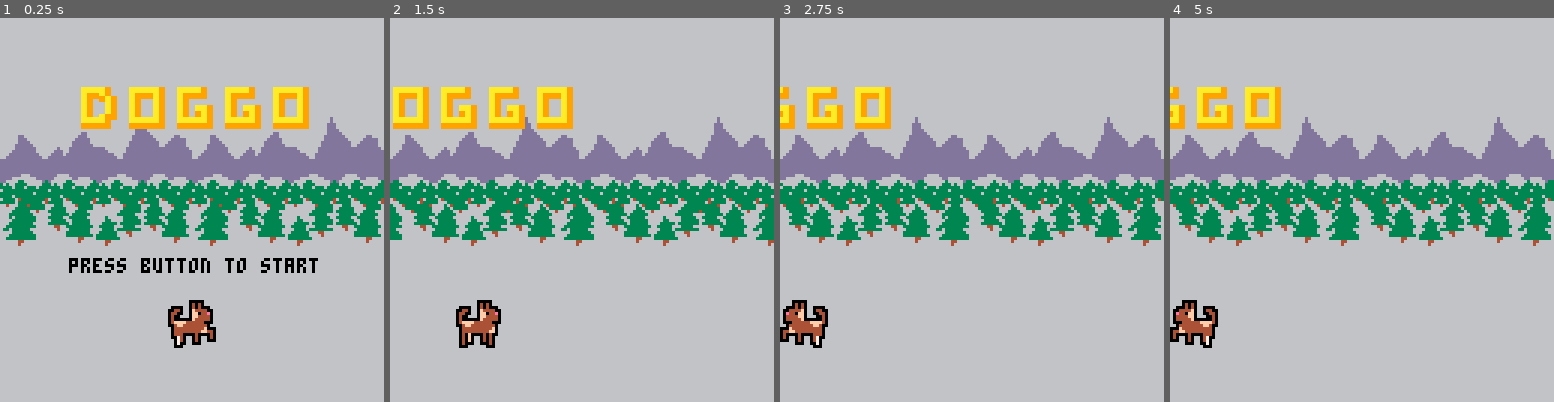
Above: before the commit, frames 1-4 (left to right).
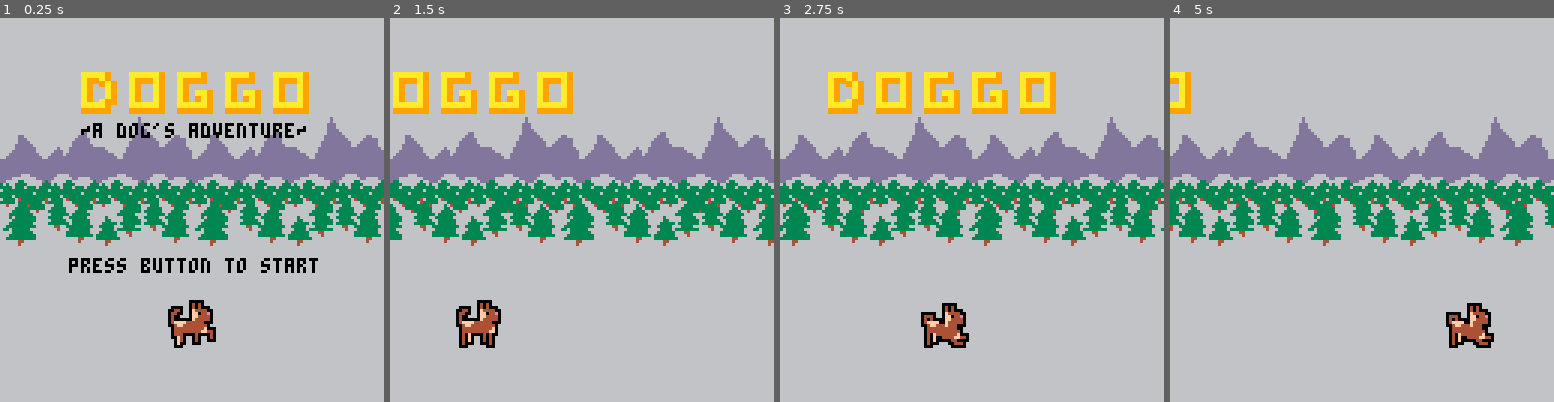
Above: after the commit, the same moments.

Repository: SamEhret/dog-venture
Game: PICO-8 cartridge dog.p8
Same seed, same stepped clock (60 frames per second), same inputs: the game is played once before the commit and once after it.
Inputs:
- Up to frame 1 (0.25 s): no input
- Up to frame 2 (1.5 s): tap O (Z key) at 0.33, 0.7, 1.43 s; tap X (X key) at 1.07 s
- Up to frame 3 (2.75 s): hold Left 1.97-2.37 s; tap X (X key) at 2.07, 2.4, 2.73 s; tap O (Z key) at 2.22 s; hold Down from 2.42 s (still down)
- Up to frame 4 (5 s): release Down at 2.82 s; hold Right 2.87-3.53 s; tap X (X key) every 0.33 s from 3.07 to 4.73 s; tap O (Z key) at 3.1, 3.98, 4.87 s; hold Up 3.58-4.08 s; hold Right 4.13-4.53 s; hold Down from 4.58 s (still down)

The runs differ from the first frame. In frame 1, 5.7% of the frame differs, in the area x 21-81%, y 14-86%; in frame 2, 4.0%; in frame 3, 16%, in the area x 0-100%, y 14-86%; in frame 4, 14%.

Commit message:
code refactor
added game objects to sprite list

Diff:
--- a/dog.p8
+++ b/dog.p8
@@ -1,101 +1,108 @@
 pico-8 cartridge // http://www.pico-8.com
 version 8
 __lua__
--- dog
+-- doggo
 -- sam ehret
 
-gravity = 9.81 / 30
-friction = 5
-camerax = 0
-world_floor_height = 110
-game_running = false
-draw_title = true
-title_tick = 0
-title_action_color = 0
-
-screen = {}
-screen.width = 128
-screen.height = 128
-
-world_bg = {}
-world_bg.mapsheet = {}
-world_bg.mapsheet.x = 112
-world_bg.mapsheet.y = 48
-world_bg.width = 16
-world_bg.height = 16
-world_bg.pixel_width = world_bg.width * 8
-world_bg.pixel_height = world_bg.height * 8
-
-mountain_bg = {}
-mountain_bg.mapsheet = {}
-mountain_bg.mapsheet.x = 112
-mountain_bg.mapsheet.y = 45
-mountain_bg.width = 8
-mountain_bg.height = 4
-mountain_bg.pixel_width = mountain_bg.width * 8
-mountain_bg.pixel_height = mountain_bg.height * 8
-mountain_bg.paralax = 32
-
-hill_bg = {}
-hill_bg.mapsheet = {}
-hill_bg.mapsheet.x = 120
-hill_bg.mapsheet.y = 46
-hill_bg.width = 4
-hill_bg.height = 2
-hill_bg.pixel_width = hill_bg.width * 8
-hill_bg.pixel_height = hill_bg.height * 8
-hill_bg.paralax = 24
-
-forest_bg = {}
-forest_bg.mapsheet = {}
-forest_bg.mapsheet.x = 124
-forest_bg.mapsheet.y = 46
-forest_bg.width = 2
-forest_bg.height = 2
-forest_bg.pixel_width = forest_bg.width * 8
-forest_bg.pixel_height = forest_bg.height * 8
-forest_bg.paralax = 6
-
-tree_bg = {}
-tree_bg.mapsheet = {}
-tree_bg.mapsheet.x = 120
-tree_bg.mapsheet.y = 44
-tree_bg.width = 8
-tree_bg.height = 2
-tree_bg.pixel_width = tree_bg.width * 8
-tree_bg.pixel_height = tree_bg.height * 8
-tree_bg.paralax = 4
-
-doggo_title = {}
-doggo_title.mapsheet = {}
-doggo_title.mapsheet.x = 118
-doggo_title.mapsheet.y = 40
-doggo_title.width = 10
-doggo_title.height = 2
-doggo_title.pixel_height = doggo_title.height * 8
-doggo_title.pixel_width = doggo_title.width * 8
-doggo_title.x = (screen.width / 2) - (doggo_title.pixel_width / 2)
-doggo_title.y = screen.height / 6
-doggo_title.paralax = 1
-
-player = {}
-player.width = 16
-player.height = 16
-player.x = (screen.width / 2) - (player.width / 2)
-player.y = world_floor_height - player.height
-player.sprite = 0
-player.step = 0
-player.direction = 1
-player.airborn = false
-player.acceleration = 2
-player.jump = 6
-player.max_speed = 2
-player.speed = {}
-player.speed.x = 0
-player.speed.y = 0
-player.moving = false
-player.stopped = true
-player.dead = false
+function _init()
+
+  gravity = 9.81 / 30
+  friction = 5
+  camerax = 0
+  world_floor_height = 110
+  game_running = false
+  draw_title = true
+  title_tick = 0
+  title_action_color = 0
+
+  screen = {}
+  screen.width = 128
+  screen.height = 128
+
+  world_bg = {}
+  world_bg.mapsheet = {}
+  world_bg.mapsheet.x = 112
+  world_bg.mapsheet.y = 48
+  world_bg.width = 16
+  world_bg.height = 16
+  world_bg.pixel_width = world_bg.width * 8
+  world_bg.pixel_height = world_bg.height * 8
+
+  mountain_bg = {}
+  mountain_bg.mapsheet = {}
+  mountain_bg.mapsheet.x = 112
+  mountain_bg.mapsheet.y = 45
+  mountain_bg.width = 8
+  mountain_bg.height = 4
+  mountain_bg.pixel_width = mountain_bg.width * 8
+  mountain_bg.pixel_height = mountain_bg.height * 8
+  mountain_bg.draw_height = (screen.height / 2) - mountain_bg.pixel_height
+  mountain_bg.paralax = 32
+
+  hill_bg = {}
+  hill_bg.mapsheet = {}
+  hill_bg.mapsheet.x = 120
+  hill_bg.mapsheet.y = 46
+  hill_bg.width = 4
+  hill_bg.height = 2
+  hill_bg.pixel_width = hill_bg.width * 8
+  hill_bg.pixel_height = hill_bg.height * 8
+  hill_bg.draw_height = 40
+  hill_bg.paralax = 24
+
+  forest_bg = {}
+  forest_bg.mapsheet = {}
+  forest_bg.mapsheet.x = 124
+  forest_bg.mapsheet.y = 46
+  forest_bg.width = 2
+  forest_bg.height = 2
+  forest_bg.pixel_width = forest_bg.width * 8
+  forest_bg.pixel_height = forest_bg.height * 8
+  forest_bg.draw_height = 50
+  forest_bg.paralax = 6
+
+  tree_bg = {}
+  tree_bg.mapsheet = {}
+  tree_bg.mapsheet.x = 120
+  tree_bg.mapsheet.y = 44
+  tree_bg.width = 8
+  tree_bg.height = 2
+  tree_bg.pixel_width = tree_bg.width * 8
+  tree_bg.pixel_height = tree_bg.height * 8
+  tree_bg.draw_height = 60
+  tree_bg.paralax = 4
+
+  doggo_title = {}
+  doggo_title.mapsheet = {}
+  doggo_title.mapsheet.x = 118
+  doggo_title.mapsheet.y = 40
+  doggo_title.width = 10
+  doggo_title.height = 2
+  doggo_title.pixel_height = doggo_title.height * 8
+  doggo_title.pixel_width = doggo_title.width * 8
+  doggo_title.x = (screen.width / 2) - (doggo_title.pixel_width / 2)
+  doggo_title.y = screen.height / 8
+  doggo_title.paralax = 1
+
+  player = {}
+  player.width = 16
+  player.height = 16
+  player.x = (screen.width / 2) - (player.width / 2)
+  player.y = world_floor_height - player.height
+  player.sprite = 0
+  player.step = 0
+  player.direction = 1
+  player.airborn = false
+  player.acceleration = 2
+  player.jump = 6
+  player.max_speed = 2
+  player.speed = {}
+  player.speed.x = 0
+  player.speed.y = 0
+  player.moving = false
+  player.stopped = true
+  player.dead = false
+end
 
 function move()
   player.moving = true
@@ -111,8 +118,12 @@
 function _update()
   if not game_running then
     title_tick += 1
-    if btn(4) or btn(5) then
+    if btnp(4) or btnp(5) then
       game_running = true
+    end
+  elseif player.dead then
+    if btnp(4) or btnp(5) then
+      _init()
     end
   else
     player.moving = false
@@ -216,10 +227,10 @@
   map(map_obj.mapsheet.x, map_obj.mapsheet.y, x, y, map_obj.width, map_obj.height)
 end
 
-function draw_map_loop(map_obj, y)
+function draw_map_loop(map_obj)
   count = screen.width / map_obj.pixel_width
   for i = 0, count do
-    draw_map(map_obj, map_obj.pixel_width * i, y)
+    draw_map(map_obj, map_obj.pixel_width * i, map_obj.draw_height)
   end
 end
 
@@ -227,14 +238,10 @@
   if not game_running then
     cls()
     draw_map(world_bg, 0, 0)
-    mountain_draw_height = (screen.height / 2) - mountain_bg.pixel_height
-    draw_map_loop(mountain_bg, mountain_draw_height)
-    hill_draw_height = 40
-    draw_map_loop(hill_bg, hill_draw_height)
-    forest_draw_height = 50
-    draw_map_loop(forest_bg, forest_draw_height)
-    tree_draw_height = 60
-    draw_map_loop(tree_bg, tree_draw_height)
+    draw_map_loop(mountain_bg)
+    draw_map_loop(hill_bg)
+    draw_map_loop(forest_bg)
+    draw_map_loop(tree_bg)
     palt(0, false)
     palt(10, true)
     spr(player.sprite, player.x, player.y, 2, 2)
@@ -251,25 +258,27 @@
     print("press button to start", 23, 80, title_action_color)
 
     draw_map(doggo_title, doggo_title.x, doggo_title.y)
+
+    print("~a dog's adventure~", 27, 35, 0)
+  elseif player.dead then
+    cls()
+    print("game over", 46, 64, 7)
+    spr(10, (screen.width / 2) - (player.width / 2), ((screen.height / 3) * 2), 2, 2)
   else
     cls()
     draw_map(world_bg, 0, 0)
 
     camera(paralax(camerax, mountain_bg.pixel_width, mountain_bg.paralax), 0)
-    mountain_draw_height = (screen.height / 2) - mountain_bg.pixel_height
-    draw_map_loop(mountain_bg, mountain_draw_height)
+    draw_map_loop(mountain_bg)
 
     camera(paralax(camerax, hill_bg.pixel_width, hill_bg.paralax), 0)
-    hill_draw_height = 40
-    draw_map_loop(hill_bg, hill_draw_height)
+    draw_map_loop(hill_bg)
 
     camera(paralax(camerax, forest_bg.pixel_width, forest_bg.paralax), 0)
-    forest_draw_height = 50
-    draw_map_loop(forest_bg, forest_draw_height)
+    draw_map_loop(forest_bg)
 
     camera(paralax(camerax, tree_bg.pixel_width, tree_bg.paralax), 0)
-    tree_draw_height = 60
-    draw_map_loop(tree_bg, tree_draw_height)
+    draw_map_loop(tree_bg)
 
     if draw_title then
       draw_map(doggo_title, doggo_title.x, doggo_title.y)
Not shown, changed: 26 lines of the sprite sheet (__gfx__) section of dog.p8
